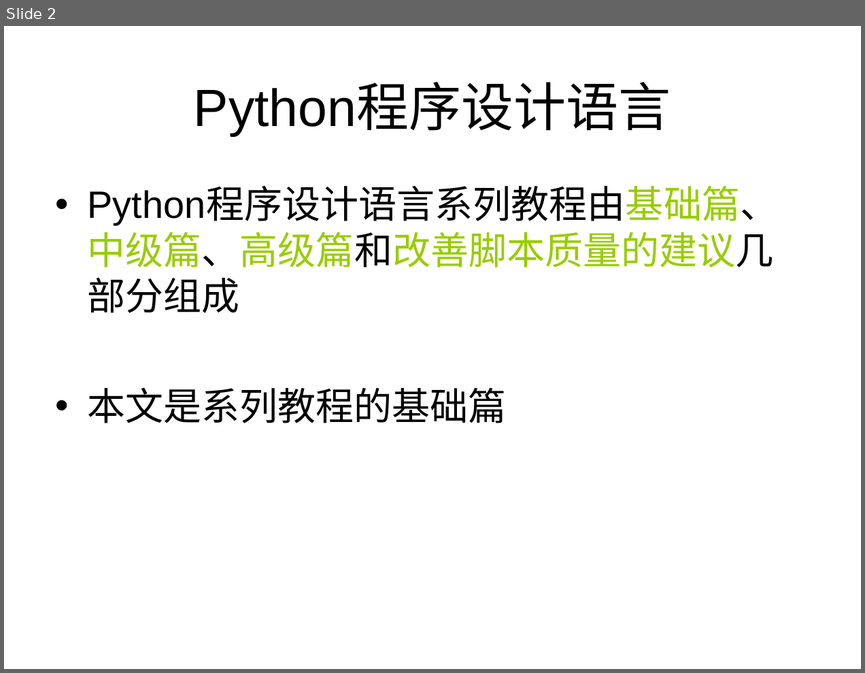
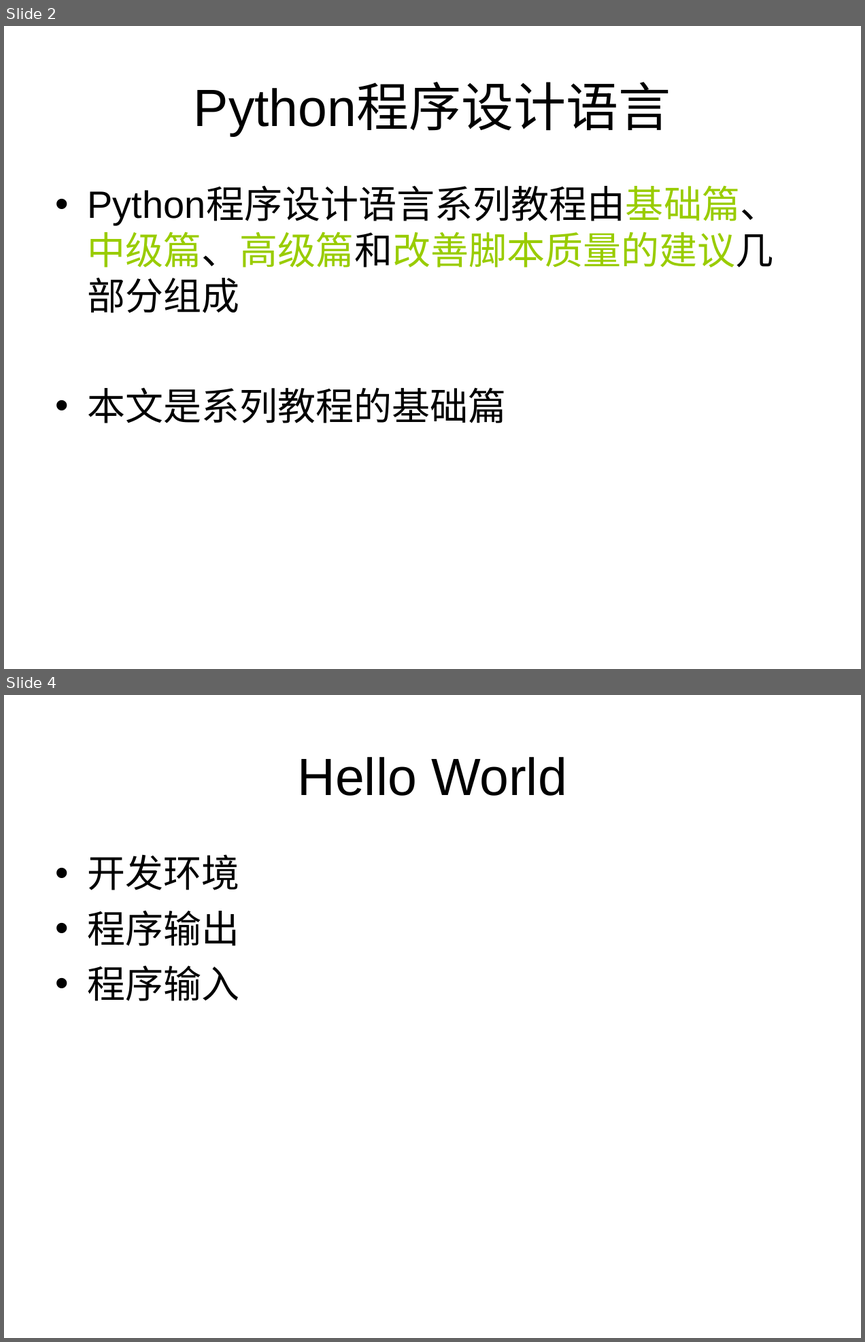
Before and after one commit to fengms83/code, a slide deck: python/doc/Python程序设计语言——基础篇.ppt. Shown one above the other, each under a label of ours: slide 2 before the commit, slides 2 and 4 after it; the slides between them are not shown. The pictures are 865x673 and 865x1342 pixels, drawn with LibreOffice and Linux fonts; fonts in the diff are those of the drawing. Boxes give left, top, right and bottom in pixels: in the first picture for what was removed or moved away, otherwise in the second. Text is boxed around its words. In the diff, an @@ line names an element or a change of style, - is before the commit and + after.

```diff
--- a/python/doc/Python程序设计语言——基础篇.ppt
+++ b/python/doc/Python程序设计语言——基础篇.ppt
@@ slide 4 added at [4,695,861,1338], background #FFFFFF @@
@@ title added at [298,757,567,796], 44 pt, text #000000 @@
+Hello World
@@ text added at [88,854,240,1001], 32 pt, text #000000 @@
+• 开发环境
+• 程序输出
+• 程序输入
```
Also in this commit, not shown: 1 slide changed, 27 other slides added, 1 slide removed.
